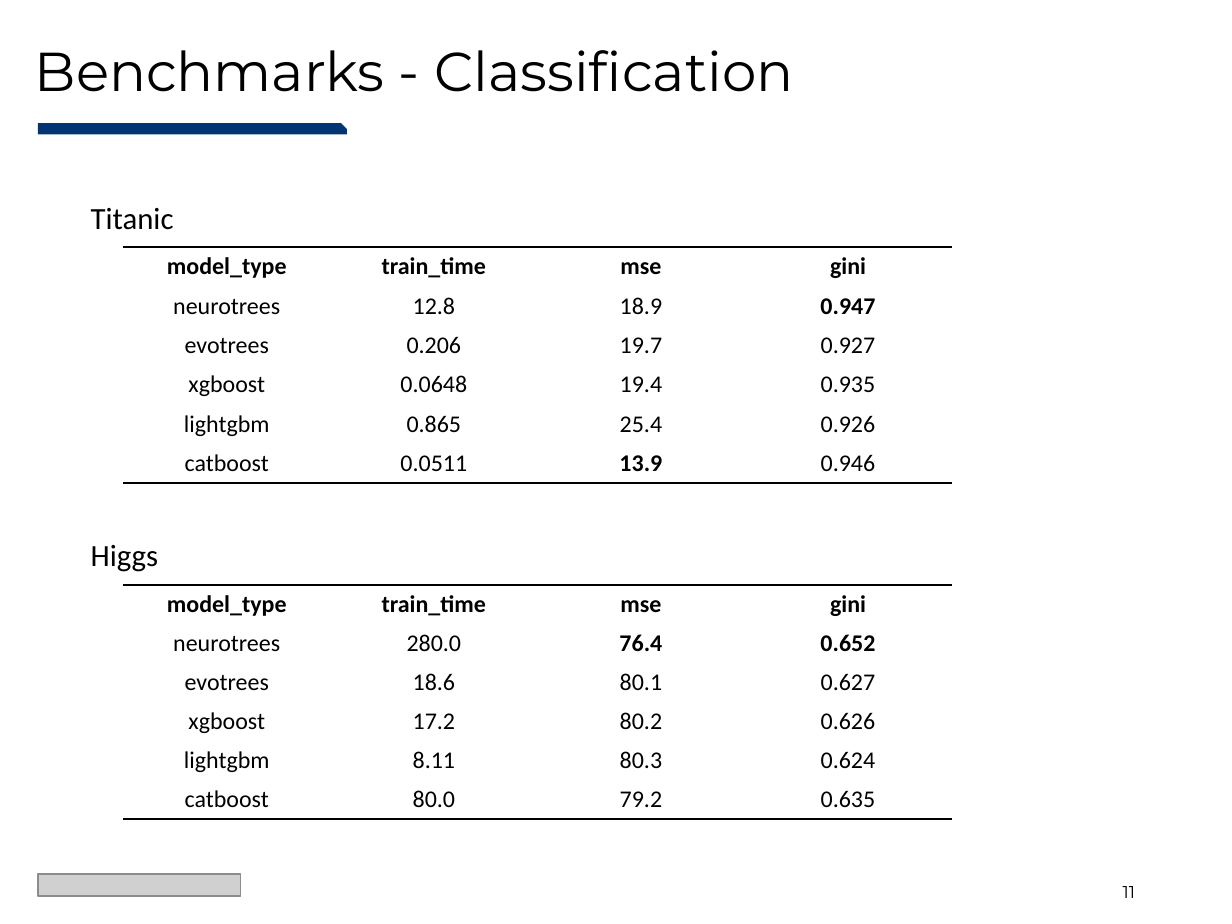
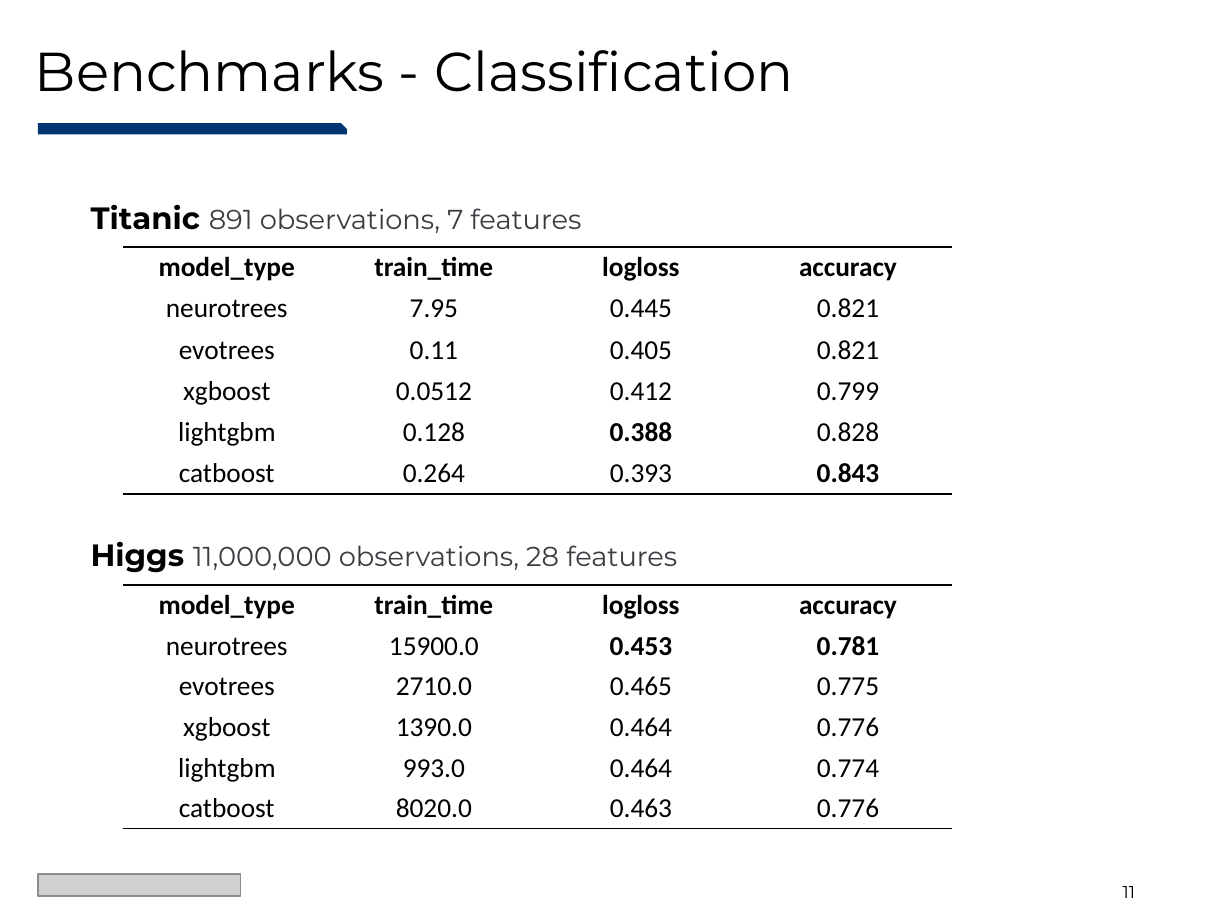
Before and after one commit to Evovest/NeuroTreeModels.jl, a slide deck: slide 11 of docs/juliacon/NeuroTrees-JuliaCon2024.pptx. Drawn at 1232x924 pixels with LibreOffice and Linux fonts; fonts in the diff are those of the drawing; grey boxes stand for pictures. Boxes give left, top, right and bottom in pixels: in the first picture for what was removed or moved away, otherwise in the second. Text is boxed around its words. In the diff, an @@ line names an element or a change of style, - is before the commit and + after.

```diff
--- a/docs/juliacon/NeuroTrees-JuliaCon2024.pptx
+++ b/docs/juliacon/NeuroTrees-JuliaCon2024.pptx
@@ text at (x1=91, y1=204, x2=581, y2=233): text changed; size 18 to 16 pt; font Calibri to Montserrat; text colour #000000 to #3C3C43 @@
-Titanic
+Titanic 891 observations, 7 features
@@ table at (x1=123, y1=246, x2=951, y2=490) @@
-row 1, column 3: mse
+row 1, column 3: logloss
-row 1, column 4: gini
+row 1, column 4: accuracy
-row 2: neurotrees | 12.8 | 18.9 | 0.947
+row 2: neurotrees | 7.95 | 0.445 | 0.821
-row 3: evotrees | 0.206 | 19.7 | 0.927
+row 3: evotrees | 0.11 | 0.405 | 0.821
-row 4: xgboost | 0.0648 | 19.4 | 0.935
+row 4: xgboost | 0.0512 | 0.412 | 0.799
-row 5: lightgbm | 0.865 | 25.4 | 0.926
+row 5: lightgbm | 0.128 | 0.388 | 0.828
-row 6: catboost | 0.0511 | 13.9 | 0.946
+row 6: catboost | 0.264 | 0.393 | 0.843
@@ size 14 to 16 pt in "model_type", "train_time", "neurotrees", "evotrees" and 3 more places @@
@@ text at (x1=91, y1=541, x2=677, y2=573): text changed; size 18 to 16 pt; font Calibri to Montserrat; text colour #000000 to #3C3C43 @@
-Higgs
+Higgs 11,000,000 observations, 28 features
@@ table at (x1=123, y1=585, x2=951, y2=829) @@
-row 1, column 3: mse
+row 1, column 3: logloss
-row 1, column 4: gini
+row 1, column 4: accuracy
-row 2: neurotrees | 280.0 | 76.4 | 0.652
+row 2: neurotrees | 15900.0 | 0.453 | 0.781
-row 3: evotrees | 18.6 | 80.1 | 0.627
+row 3: evotrees | 2710.0 | 0.465 | 0.775
-row 4: xgboost | 17.2 | 80.2 | 0.626
+row 4: xgboost | 1390.0 | 0.464 | 0.776
-row 5: lightgbm | 8.11 | 80.3 | 0.624
+row 5: lightgbm | 993.0 | 0.464 | 0.774
-row 6: catboost | 80.0 | 79.2 | 0.635
+row 6: catboost | 8020.0 | 0.463 | 0.776
@@ size 14 to 16 pt in "model_type", "train_time", "neurotrees", "evotrees" and 3 more places @@
```
Also in this commit, not shown: 12 other slides changed, 3 other files.
